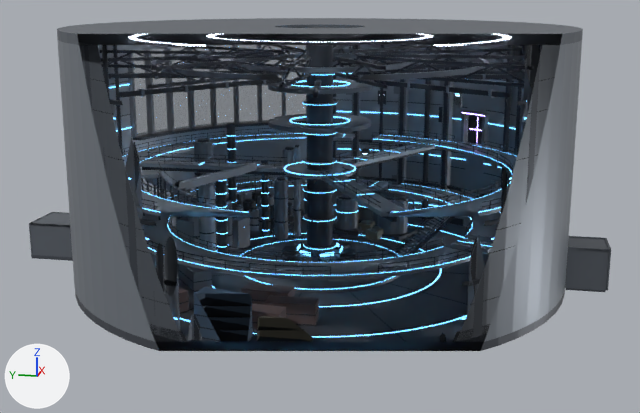
A saved change to the Blender file Blender/level2-hub.blend.
Before and after are seen from a 50 mm camera at (-118.1, -23.6, 38.1) aimed at (-4.2, -0.9, 9.6). Lighting does not change. The marker at lower left points along +X, +Y and +Z. The first picture is the older version. Everything nearer to the camera than a plane just in front of the edit is cut away.

Before the edit, the objects in view are built like this:
```python
me_hub_core = bpy.data.meshes.new('Hub_Core')
me_hub_core.from_pydata(...)  # 2416 vertices, 1766 faces; spans x -7.0..7.0, y -7.0..7.0, z 0.0..33.0
# faces by material slot: [118, 806, 50, 792]
me_hub_core.materials.append(mat_hull_dark)  # dark grey #3c4048
me_hub_core.materials.append(mat_hull_mid)  # grey #6c737c
me_hub_core.materials.append(mat_floor_dark)  # dark grey #52575f
me_hub_core.materials.append(mat_blue_glow)  # blue #59aaf3, glowing blue #6cc4ff
me_hub_ribs = bpy.data.meshes.new('Hub_Ribs')
me_hub_ribs.from_pydata(...)  # 240 vertices, 180 faces; spans x -32.0..32.0, y -31.1..31.1, z 0.0..32.0
# faces by material slot: [90, 90]
me_hub_ribs.materials.append(mat_hull_mid)  # grey #6c737c
me_hub_ribs.materials.append(mat_hull_dark)  # dark grey #3c4048
me_hub_trusses = bpy.data.meshes.new('Hub_Trusses')
me_hub_trusses.from_pydata(...)  # 1160 vertices, 988 faces; spans x -31.5..31.5, y -31.5..31.5, z 27.3..29.7
# faces by material slot: [504, 484]
me_hub_trusses.materials.append(mat_hull_dark)  # dark grey #3c4048
me_hub_trusses.materials.append(mat_hull_mid)  # grey #6c737c
ob_hub_core = bpy.data.objects.new('Hub_Core', me_hub_core)
ob_hub_core.location = (0.0, 0.0, 0.0)
ob_hub_ribs = bpy.data.objects.new('Hub_Ribs', me_hub_ribs)
ob_hub_ribs.location = (0.0, 0.0, 0.0)
ob_hub_trusses = bpy.data.objects.new('Hub_Trusses', me_hub_trusses)
ob_hub_trusses.location = (0.0, 0.0, 0.0)
# also in view: 'Hub_Wall' at (0.0, 0.0, 16.0); 'Hub_Mullions' at (19.6, 19.6, 22.3); 'Hub_PipeCanyon' at (0.0, 0.0, 13.5); 'Hub_Floor' at (0.0, 0.0, -0.2); 'Hub_Pipes' at (0.0, 0.1, 16.0)
```
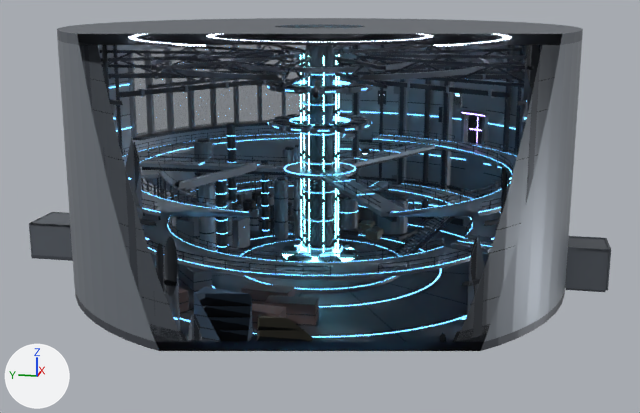
The change, as a list of edits to the scene's bpy script:
```text
Add mat_core_energy:
    mat_core_energy = principled_material('core_energy')
    mat_core_energy.base_color = (0.2, 0.8, 1.0)  # cyan #7ce7ff
    mat_core_energy.roughness = 0.3
    mat_core_energy.emission_color = (0.25, 0.85, 1.0)  # cyan #89edff
    mat_core_energy.emission_strength = 6.0
Change me_hub_core:
    used by ob_hub_core; location = (0.0, 0.0, 0.0)
    remove me_hub_core.from_pydata(...)  # 2416 vertices, 1766 faces; spans x -7.0..7.0, y -7.0..7.0, z 0.0..33.0
    add me_hub_core.from_pydata(...)  # 1440 vertices, 798 faces; spans x -6.5..6.5, y -6.5..6.5, z 0.0..33.0
    me_hub_core part 1: the loose piece of 244 vertices spanning x -7.0..7.0, y -7.0..7.0, z 20.0..20.6 is deleted
    me_hub_core part 2: the loose piece of 244 vertices spanning x -4.1..4.1, y -4.1..4.1, z 20.5..20.7 is deleted
    me_hub_core part 3: the loose piece of 244 vertices spanning x -7.0..7.0, y -7.0..7.0, z 25.0..25.6 is deleted
    me_hub_core part 4: the loose piece of 244 vertices spanning x -4.1..4.1, y -4.1..4.1, z 25.5..25.7 is deleted
Add me_fx_coreconduits:
    me_fx_coreconduits.from_pydata(...)  # 928 vertices, 564 faces; spans x -5.3..5.3, y -5.3..5.3, z 1.5..31.5
    # faces by material slot: [164, 400]
    me_fx_coreconduits.materials.append(mat_core_energy)  # cyan #7ce7ff, glowing cyan #89edff
    me_fx_coreconduits.materials.append(mat_hull_dark)  # dark grey #3c4048
Add me_fx_corehalo25:
    me_fx_corehalo25.from_pydata(...)  # 1288 vertices, 1236 faces; spans x -7.0..7.0, y -7.0..7.0, z 25.0..25.78
    # faces by material slot: [368, 336, 532]
    me_fx_corehalo25.materials.append(mat_hull_mid)  # grey #6c737c
    me_fx_corehalo25.materials.append(mat_hull_dark)  # dark grey #3c4048
    me_fx_corehalo25.materials.append(mat_blue_glow)  # blue #59aaf3, glowing blue #6cc4ff
Add me_fx_corehalo20:
    me_fx_corehalo20.from_pydata(...)  # 1304 vertices, 1228 faces; spans x -7.0..7.0, y -7.0..7.0, z 20.0..20.78
    # faces by material slot: [360, 312, 556]
    me_fx_corehalo20.materials.append(mat_hull_mid)  # grey #6c737c
    me_fx_corehalo20.materials.append(mat_hull_dark)  # dark grey #3c4048
    me_fx_corehalo20.materials.append(mat_blue_glow)  # blue #59aaf3, glowing blue #6cc4ff
Add ob_fx_coreconduits:
    ob_fx_coreconduits = bpy.data.objects.new('FX_CoreConduits', me_fx_coreconduits)
    ob_fx_coreconduits.location = (0.0, 0.0, 0.0)
Add ob_fx_corehalo25:
    ob_fx_corehalo25 = bpy.data.objects.new('FX_CoreHalo25', me_fx_corehalo25)
    ob_fx_corehalo25.location = (0.0, 0.0, 0.0)
Add ob_fx_corehalo20:
    ob_fx_corehalo20 = bpy.data.objects.new('FX_CoreHalo20', me_fx_corehalo20)
    ob_fx_corehalo20.location = (0.0, 0.0, 0.0)
```

What differs and where, as boxes (x1, y1, x2, y2) in the pictures (640 x 413 px):
'FX_CoreConduits', added: after (282, 54, 354, 262)
    faces in mat_core_energy (cyan #7ce7ff, glowing cyan #89edff): (282, 54, 354, 262)
    faces in mat_hull_dark (dark grey #3c4048): (299, 63, 340, 245)
'FX_CoreHalo20', added: after (268, 113, 372, 133)
    faces in mat_hull_mid (grey #6c737c): (268, 114, 371, 133)
    faces in mat_hull_dark (dark grey #3c4048): (273, 113, 367, 128)
    faces in mat_blue_glow (blue #59aaf3, glowing blue #6cc4ff): (268, 116, 372, 131)
'FX_CoreHalo25', added: after (267, 78, 372, 94)
    faces in mat_hull_mid (grey #6c737c): (268, 80, 372, 94)
    faces in mat_hull_dark (dark grey #3c4048): (272, 78, 366, 89)
part 1 of me_hub_core, deleted: before (268, 114, 371, 133)
part 2 of me_hub_core, deleted: before (289, 116, 350, 125)
part 3 of me_hub_core, deleted: before (268, 79, 372, 94)
part 4 of me_hub_core, deleted: before (292, 80, 351, 87)
